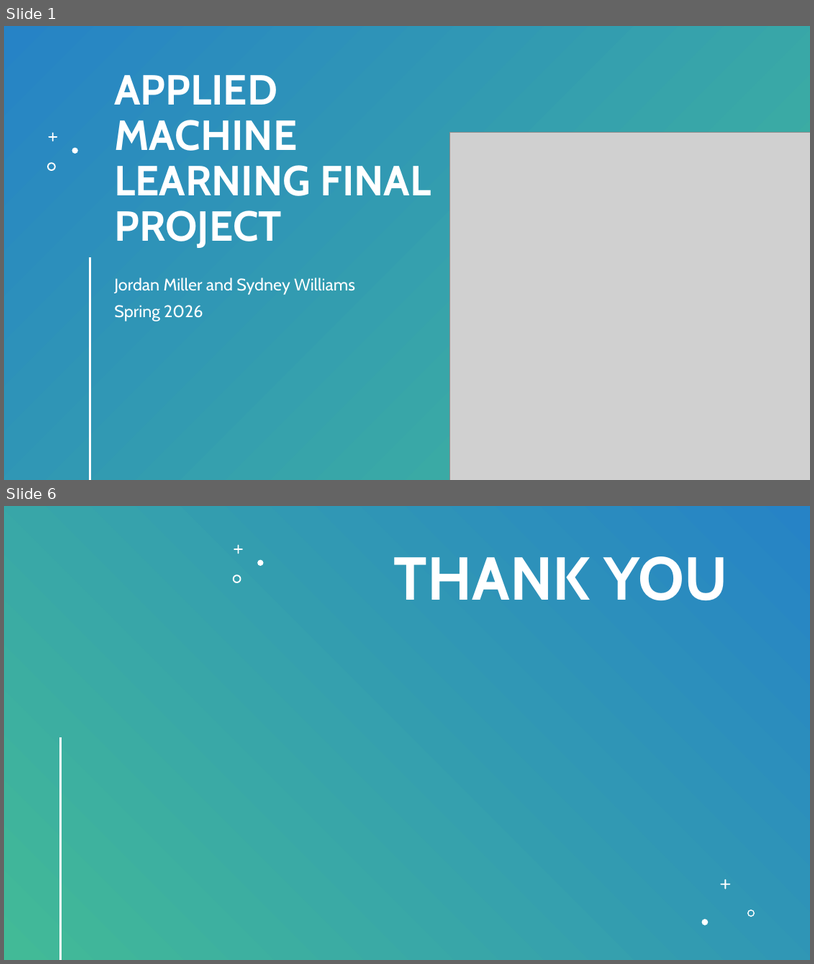
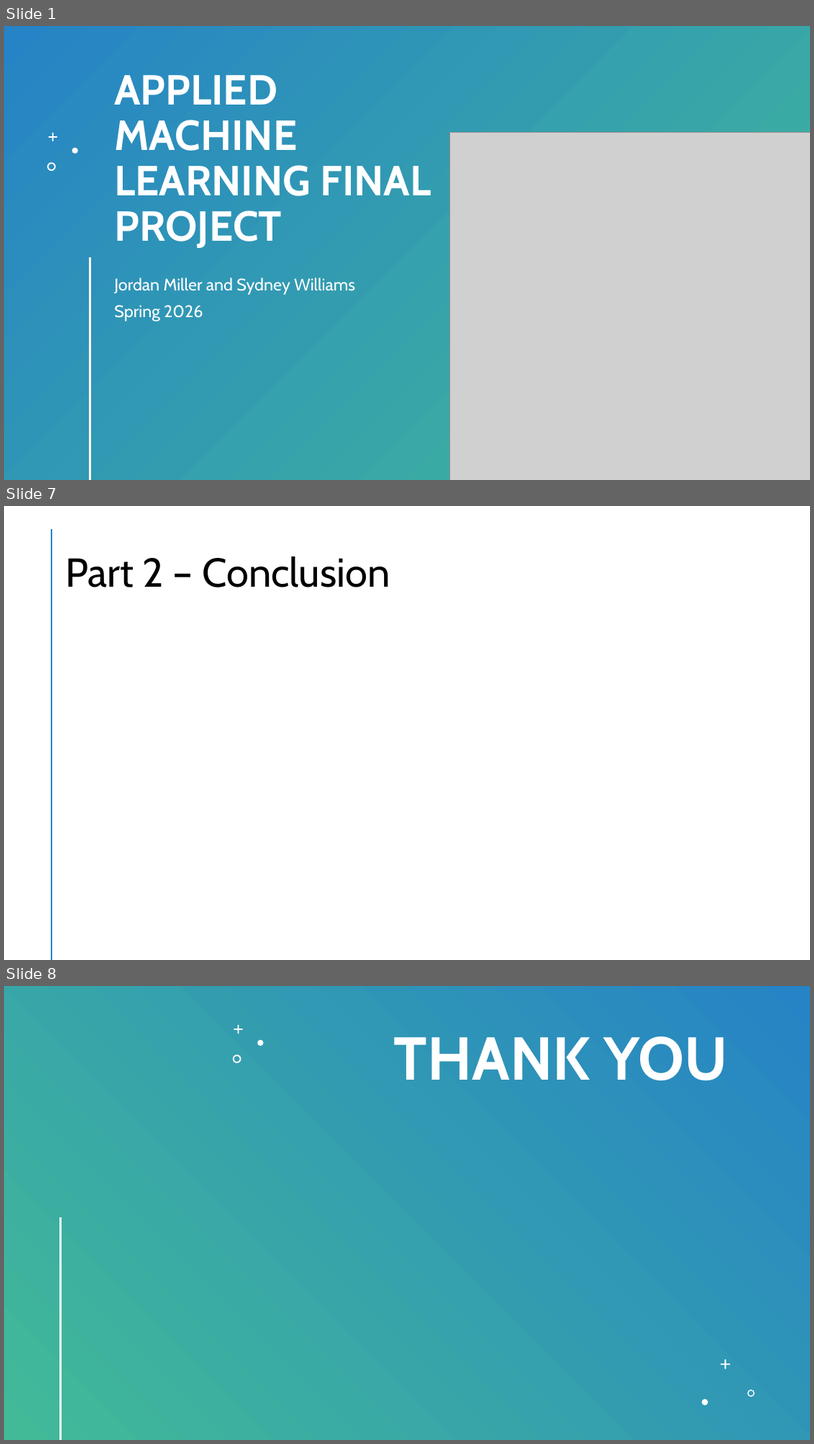
Before and after one commit to jtmilleer/aml_project, a slide deck: Documentation/Final Presentation.pptx. Shown one above the other, each under a label of ours: slides 1 and 6 before the commit, slides 1, 7 and 8 after it; the slides between them are not shown. The pictures are 814x964 and 814x1444 pixels, drawn with LibreOffice and Linux fonts; fonts in the diff are those of the drawing; grey boxes stand for pictures; background and template pictures are left out. Boxes give left, top, right and bottom in pixels: in the first picture for what was removed or moved away, otherwise in the second. Text is boxed around its words. In the diff, an @@ line names an element or a change of style, - is before the commit and + after.

```diff
--- a/Documentation/Final Presentation.pptx
+++ b/Documentation/Final Presentation.pptx
@@ slide 7 added at [4,506,810,960], background #FFFFFF; not listed: 1 template element that a slide beside it also shows @@
@@ title added at [65,556,391,587], 48 pt, text #000000 @@
+Part 2 – Conclusion
@@ what was slide 6 is now slide 8 @@
```
Also in this commit, not shown: 4 slides changed, 1 other slide added.
